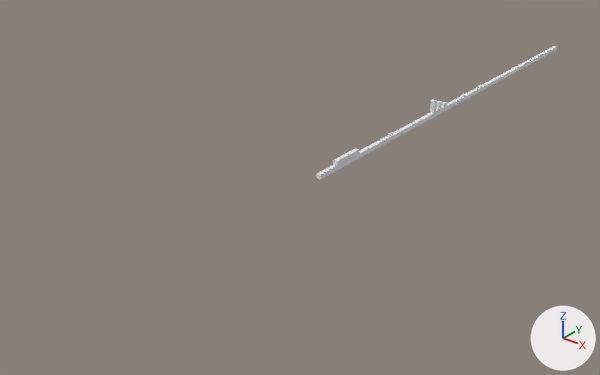
What one commit did to the OBJ model src/assets/levels/1/map.obj.
Before and after are seen from a camera (50 mm lens) standing at (181.0, -394.0, 139.0) and looking at (-22.0, -140.0, -19.0). The axes (+X, +Y, +Z) are drawn at lower right. The lights are the same throughout. Where no turn or scale is listed for an object, it has been applied to the vertices.

The first picture shows 'Cube.003_Cube'.
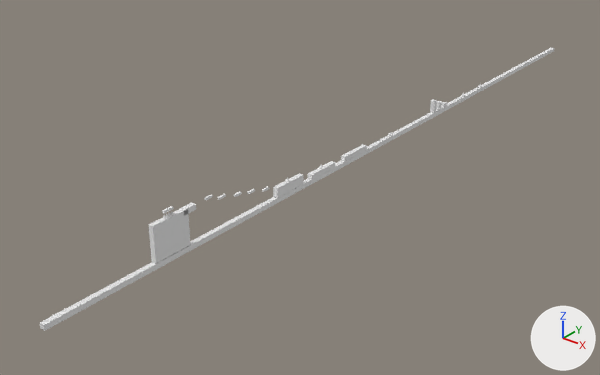
Changed parts and their boxes (x1, y1, x2, y2) in the pictures (600 x 375 px):
'Cube.003_Cube', mesh rescaled (113% wider, 113% taller)
    before: (316, 46, 557, 179)
    after: (40, 47, 554, 331)
'Cube.013', added
    after: (148, 209, 191, 263)
'Cube.007', added
    after: (273, 173, 303, 193)
'Cube.005', added
    after: (308, 161, 335, 180)
'Cube.006', added
    after: (273, 180, 303, 198)
'Cube.014', added
    after: (180, 203, 196, 216)
'Cube.015', added
    after: (162, 206, 174, 214)

Patch to the scene script:
```diff
--- a/src/assets/levels/1/map.obj.py
+++ b/src/assets/levels/1/map.obj.py
@@ me_cube_003_cube @@
 me_cube_003_cube.from_pydata(...)  # 8 vertices, 6 faces; spans x -1.0..1.0, y -156.0..74.0, z -2.0..0.0
 # used by ob_cube_003_cube; location = (0.0, 0.0, 0.0)
+# me_cube_003_cube part 1: the whole mesh is scaled about its middle by (1, 1.55, 1), then moved by (0.0, -67.0, 0.0)
 me_cube_003_cube.materials.append(mat_none)
@@ me_cube_015 @@
+me_cube_015.from_pydata(...)  # a box spanning x -0.44..0.44, y -237.42..-233.34, z 15.83..16.72
+me_cube_015.materials.append(mat_none)  # white #e7e7e7
@@ me_cube_014 @@
+me_cube_014.from_pydata(...)  # a box spanning x -1.0..1.0, y -229.5..-223.82, z 12.0..14.0
+me_cube_014.materials.append(mat_none)  # white #e7e7e7
@@ me_cube_013 @@
+me_cube_013.from_pydata(...)  # a box spanning x -1.0..1.0, y -243.0..-227.5, z 0.2..13.8
+me_cube_013.materials.append(mat_none)  # white #e7e7e7
@@ me_cube_007 @@
+me_cube_007.from_pydata(...)  # a box spanning x -1.0..1.0, y -182.2..-166.7, z 2.0..4.0
+me_cube_007.materials.append(mat_none)  # white #e7e7e7
@@ me_cube_006 @@
+me_cube_006.from_pydata(...)  # a box spanning x -1.0..1.0, y -182.2..-166.7, z 0.0..2.0
+me_cube_006.materials.append(mat_none)  # white #e7e7e7
@@ me_cube_005 @@
+me_cube_005.from_pydata(...)  # a box spanning x -1.0..1.0, y -161.5..-146.0, z 0.0..2.0
+me_cube_005.materials.append(mat_none)  # white #e7e7e7
@@ ob_cube_015 @@
+ob_cube_015 = bpy.data.objects.new('Cube.015', me_cube_015)
+ob_cube_015.location = (0.0, 0.0, 0.0)
@@ ob_cube_014 @@
+ob_cube_014 = bpy.data.objects.new('Cube.014', me_cube_014)
+ob_cube_014.location = (0.0, 0.0, 0.0)
@@ ob_cube_013 @@
+ob_cube_013 = bpy.data.objects.new('Cube.013', me_cube_013)
+ob_cube_013.location = (0.0, 0.0, 0.0)
@@ ob_cube_007 @@
+ob_cube_007 = bpy.data.objects.new('Cube.007', me_cube_007)
+ob_cube_007.location = (0.0, 0.0, 0.0)
@@ ob_cube_006 @@
+ob_cube_006 = bpy.data.objects.new('Cube.006', me_cube_006)
+ob_cube_006.location = (0.0, 0.0, 0.0)
@@ ob_cube_005 @@
+ob_cube_005 = bpy.data.objects.new('Cube.005', me_cube_005)
+ob_cube_005.location = (0.0, 0.0, 0.0)
```
